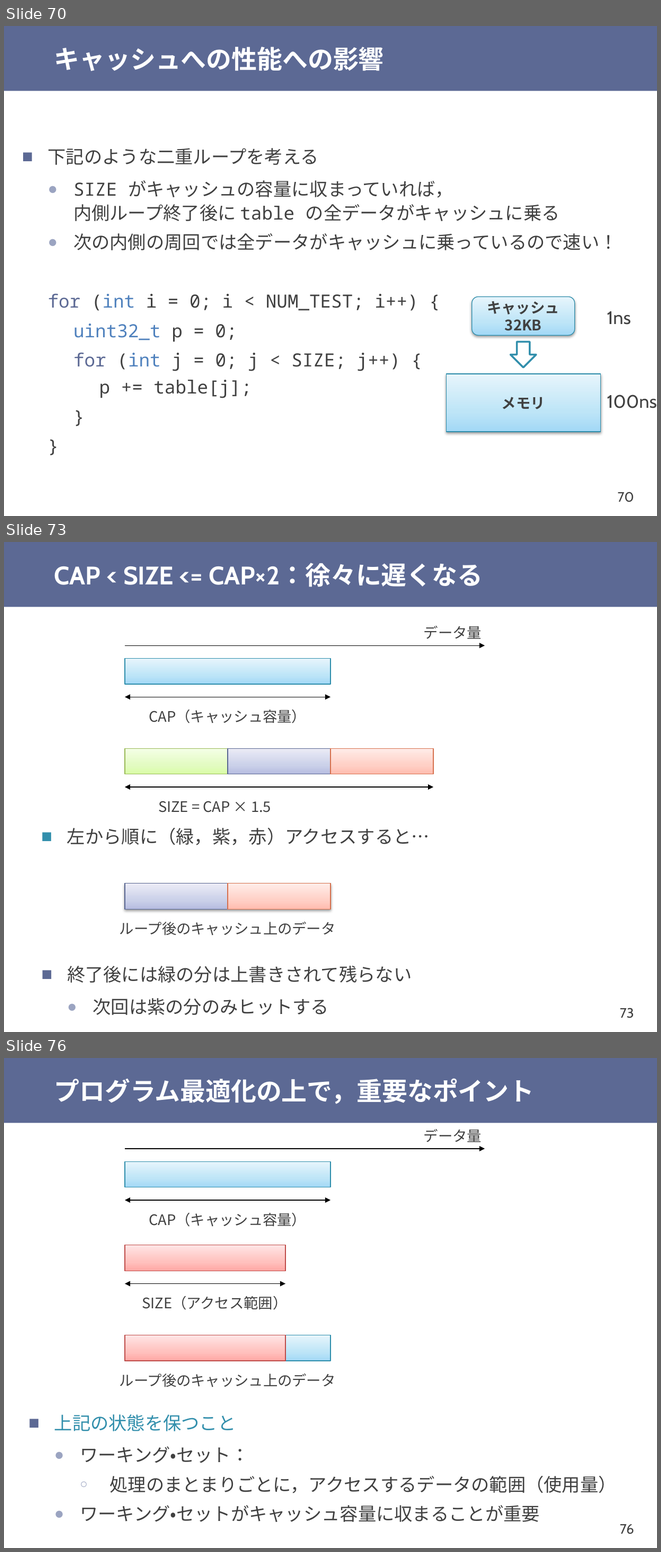
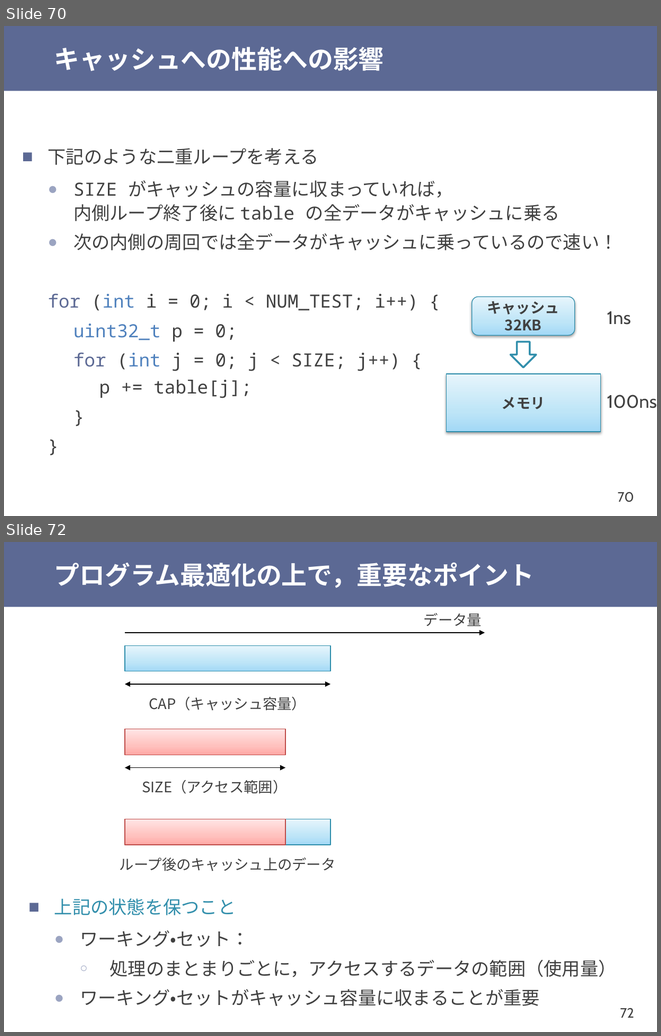
Before and after one commit to shioyadan/otya-computer-architecture-i, a slide deck: cai-shioya-09.pptx. Shown one above the other, each under a label of ours: slides 70, 73 and 76 before the commit, slides 70 and 72 after it; the slides between them are not shown. The pictures are 661x1552 and 661x1036 pixels, drawn with LibreOffice and Linux fonts; fonts in the diff are those of the drawing. Boxes give left, top, right and bottom in pixels: in the first picture for what was removed or moved away, otherwise in the second. Text is boxed around its words. In the diff, an @@ line names an element or a change of style, - is before the commit and + after.

```diff
--- a/cai-shioya-09.pptx
+++ b/cai-shioya-09.pptx
@@ slide 73 removed at [4, 542, 657, 1032], background #FFFFFF; not listed: 2 template elements that a slide beside it also shows @@
@@ title removed at [54, 563, 483, 587] @@
-CAP < SIZE <= CAP×2：徐々に遅くなる
@@ text removed at [424, 626, 482, 639] @@
-データ量
@@ arrow removed from (125, 645) to (485, 645) @@
@@ rectangle removed at [125, 658, 330, 684] @@
@@ double arrow removed from (125, 697) to (330, 697) @@
@@ text removed at [149, 709, 306, 723] @@
-CAP（キャッシュ容量）
@@ rectangle removed at [125, 748, 227, 774] @@
@@ rectangle removed at [228, 748, 330, 774] @@
@@ rectangle removed at [330, 748, 433, 774] @@
@@ double arrow removed from (125, 787) to (433, 787) @@
@@ text removed at [158, 801, 271, 812] @@
-SIZE = CAP × 1.5
@@ text removed at [67, 828, 430, 845] @@
-■ 左から順に（緑，紫，赤）アクセスすると…
@@ rectangle removed at [125, 883, 330, 909] @@
@@ rectangle removed at [125, 883, 227, 909] @@
@@ rectangle removed at [228, 883, 330, 909] @@
@@ text removed at [120, 921, 336, 935] @@
-ループ後のキャッシュ上のデータ
@@ text removed at [67, 965, 412, 1015] @@
-■ 終了後には緑の分は上書きされて残らない
-  ● 次回は紫の分のみヒットする
@@ what was slide 76 is now slide 72 @@
@@ page number at [620, 1007, 634, 1017]: text changed @@
-76
+72
```
Also in this commit, not shown: 3 other slides removed, 6 other files.
